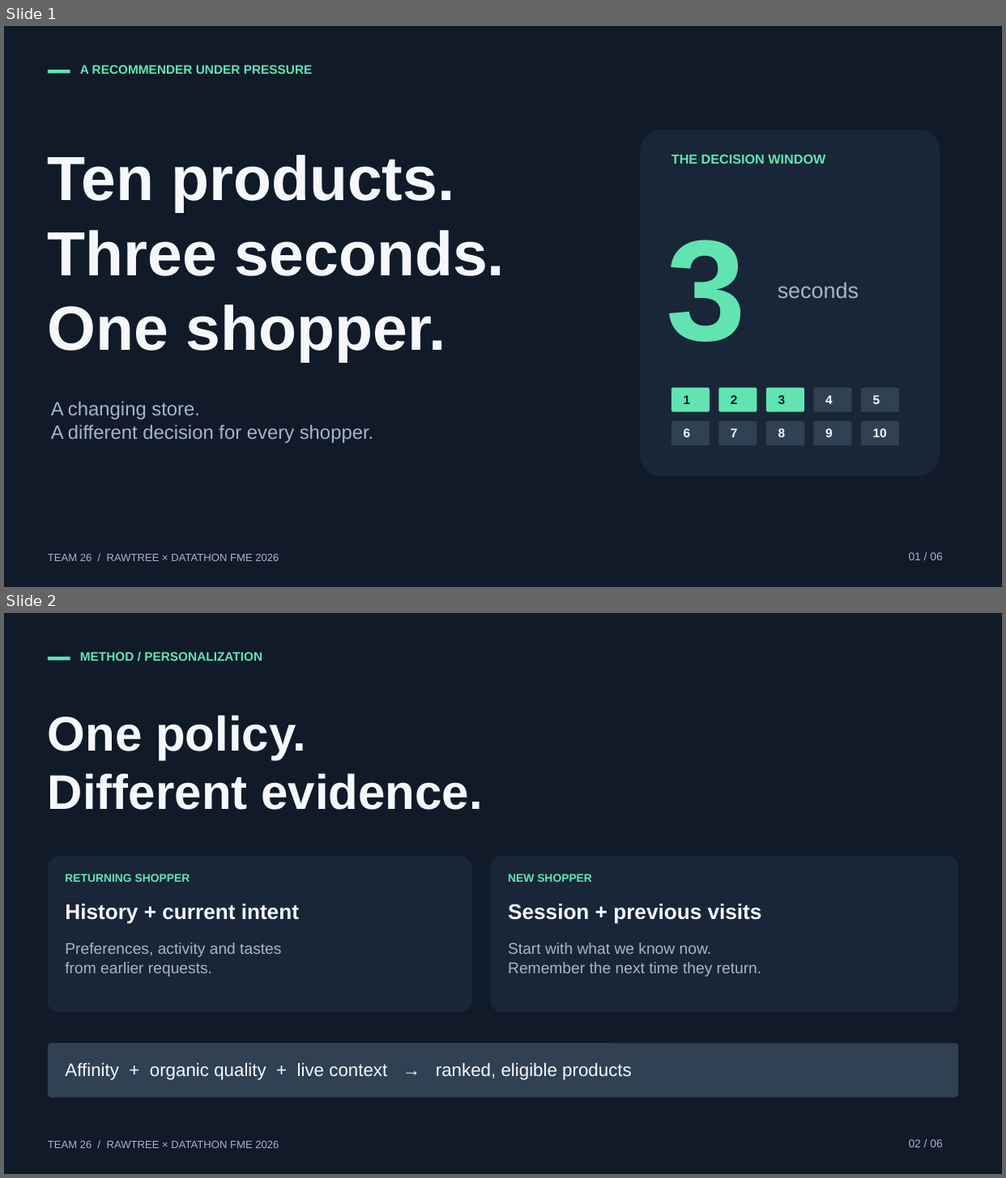
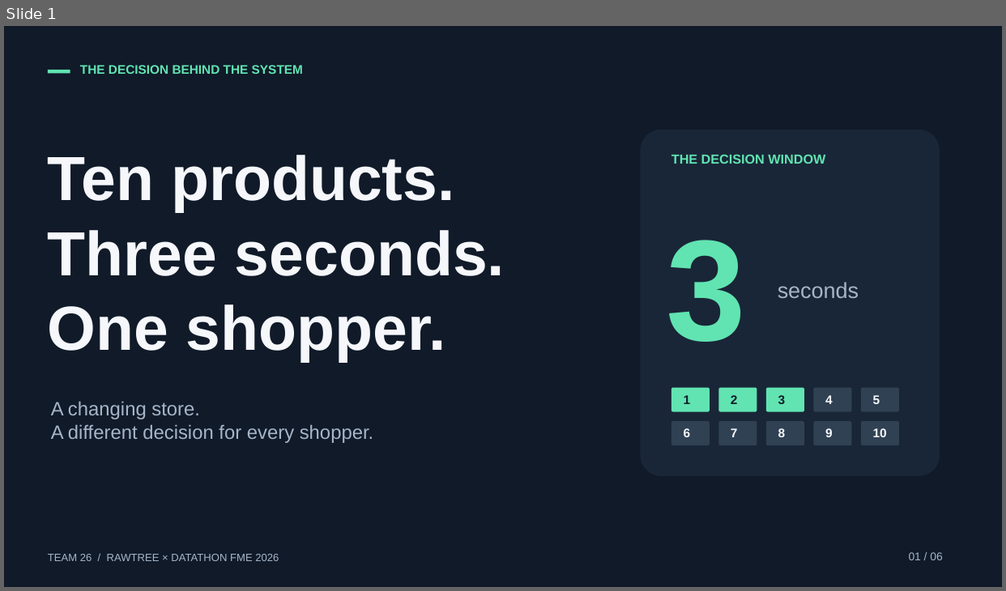
Before and after one commit to SalvaColl/datathon-fme, a slide deck: presentation/pitch_3min/Team26_3min.pptx. Shown one above the other, each under a label of ours: slides 1 and 2 before the commit, slide 1 after it. The pictures are 1006x1178 and 1006x591 pixels, drawn with LibreOffice and Linux fonts; fonts in the diff are those of the drawing. Boxes give left, top, right and bottom in pixels: in the first picture for what was removed or moved away, otherwise in the second. Text is boxed around its words. In the diff, an @@ line names an element or a change of style, - is before the commit and + after.

Commit message:
presentation: explain training decisions, agent workflow and evidence

```diff
--- a/presentation/pitch_3min/Team26_3min.pptx
+++ b/presentation/pitch_3min/Team26_3min.pptx
@@ slide 2 removed at (4,613,1002,1174), background #FFFFFF @@
@@ rectangle removed at (4,613,1002,1174) @@
@@ rectangle removed at (48,657,70,660) @@
@@ text removed at (80,652,262,661) @@
-METHOD / PERSONALIZATION
@@ text removed at (48,715,483,810) @@
-One policy.
-Different evidence.
@@ rounded rectangle removed at (48,856,472,1012) @@
@@ text removed at (65,874,190,882) @@
-RETURNING SHOPPER
@@ rounded rectangle removed at (491,856,958,1012) @@
@@ text removed at (508,874,592,882) @@
-NEW SHOPPER
@@ text removed at (65,904,299,923) @@
-History + current intent
@@ text removed at (508,904,762,923) @@
-Session + previous visits
@@ text removed at (65,943,281,977) @@
-Preferences, activity and tastes
-from earlier requests.
@@ text removed at (508,943,762,977) @@
-Start with what we know now.
-Remember the next time they return.
@@ rounded rectangle removed at (48,1043,958,1097) @@
@@ text removed at (65,1063,632,1080) @@
-Affinity + organic quality + live context → ranked, eligible products
@@ text removed at (48,1141,279,1148) @@
-TEAM 26 / RAWTREE × DATATHON FME 2026
@@ text removed at (909,1139,942,1148) @@
-02 / 06
@@ slide 1 changed as well @@
@@ text at (80,65,303,74): text changed @@
-A RECOMMENDER UNDER PRESSURE
+THE DECISION BEHIND THE SYSTEM
```
Also in this commit, not shown: 3 other slides changed, 2 slides added, 1 other slide removed, 19 other files.
